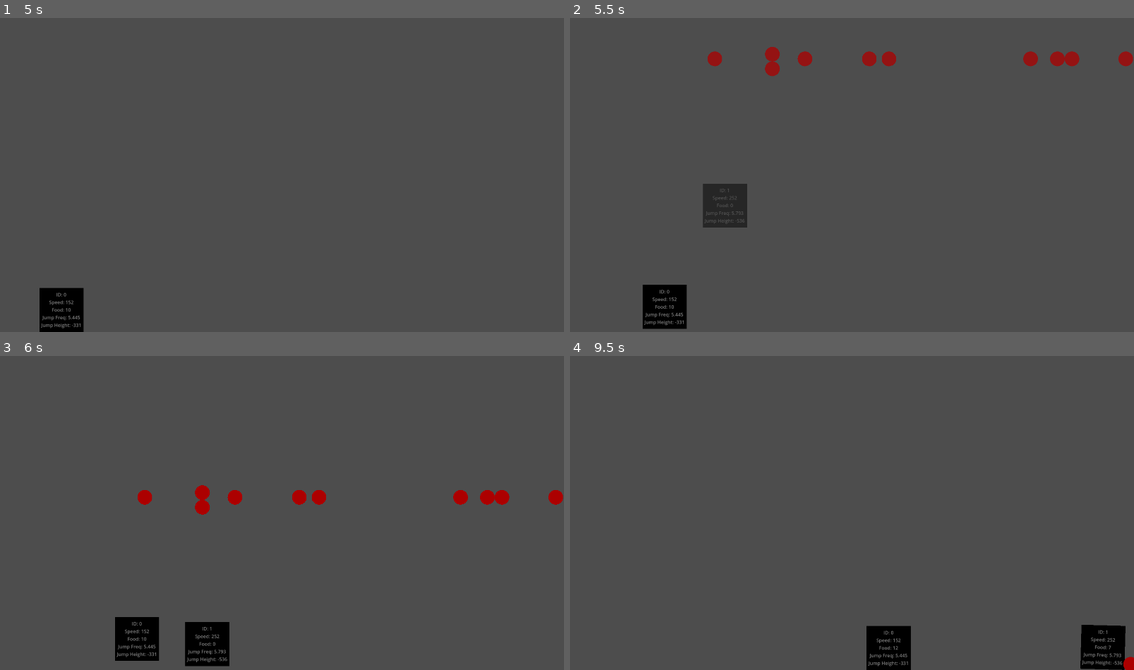
Above: before the commit, frames 1-4 (two rows, left to right).
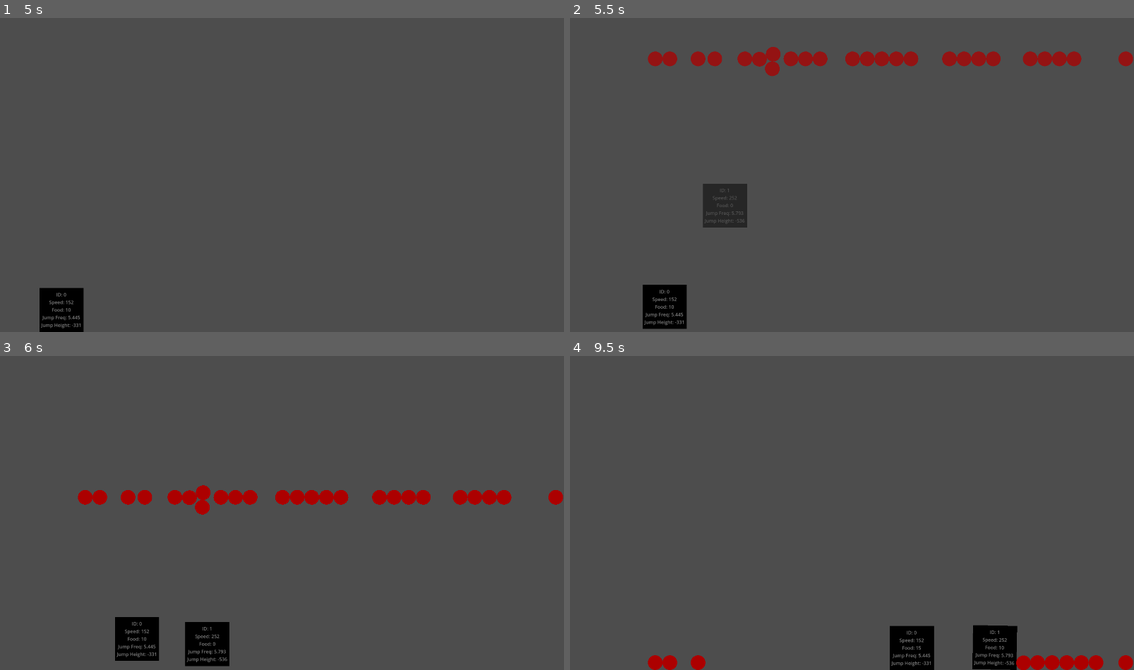
Above: after the commit, the same moments.

Repository: paulfok/es
Game: Godot game, scene res://main.tscn
Same seed, same stepped clock (60 frames per second), same inputs: the game is played once before the commit and once after it.
Inputs:
- Up to frame 1 (5 s): tap Escape (menu, bound only after the commit) at 4.15 s
- Up to frame 2 (5.5 s): no input
- Up to frame 3 (6 s): no input
- Up to frame 4 (9.5 s): no input

Frame 1 is identical in both runs. In frame 2, 1.6% of the frame differs, in the area x 13-91%, y 9-16%; in frame 3, 1.6%; in frame 4, 4.0%, in the area x 13-100%, y 85-100%.

Commit message:
Make the food go to top layer after being eaten 	modified:   main.tscn 	modified:   project.godot 	modified:   scripts/food.gd 	new file:   scripts/menu.gd 	new file:   scripts/menu.gd.uid 	modified:   scripts/world.gd 	new file:   world.tscn

Diff:
--- a/main.tscn
+++ b/main.tscn
@@ -1,108 +1,15 @@
-[gd_scene load_steps=13 format=3 uid="uid://b66482bk3dpwd"]
+[gd_scene load_steps=3 format=3 uid="uid://b66482bk3dpwd"]
 
-[ext_resource type="Script" uid="uid://bxqsbxnuo82aq" path="res://scripts/world.gd" id="1_0xm2m"]
-[ext_resource type="Script" uid="uid://uoxae35gr7ke" path="res://scripts/rigid_body_2d.gd" id="1_ig7tw"]
-[ext_resource type="Script" uid="uid://bvrwcqtpdlijn" path="res://scripts/food.gd" id="3_h2yge"]
-[ext_resource type="Script" uid="uid://6l2ailc7ltar" path="res://scripts/walls.gd" id="4_1bvp3"]
-[ext_resource type="Script" uid="uid://dqppnrtgyuvwp" path="res://scripts/static_body_2d_3.gd" id="5_lquwl"]
-
-[sub_resource type="PhysicsMaterial" id="PhysicsMaterial_0xm2m"]
-friction = 0.0
-
-[sub_resource type="RectangleShape2D" id="RectangleShape2D_h2yge"]
-size = Vector2(150, 150)
-
-[sub_resource type="QuadMesh" id="QuadMesh_0xm2m"]
-size = Vector2(150, 150)
-
-[sub_resource type="CircleShape2D" id="CircleShape2D_h2yge"]
-radius = 25.0
-
-[sub_resource type="SphereMesh" id="SphereMesh_h2yge"]
-radius = 25.0
-height = 50.0
-
-[sub_resource type="RectangleShape2D" id="RectangleShape2D_0xm2m"]
-size = Vector2(1080, 1)
-
-[sub_resource type="RectangleShape2D" id="RectangleShape2D_ig7tw"]
-size = Vector2(1920, 1)
+[ext_resource type="Script" uid="uid://cr3bvwici8gxq" path="res://scripts/menu.gd" id="1_0xm2m"]
+[ext_resource type="PackedScene" uid="uid://cmn7fn4jc7bl0" path="res://world.tscn" id="1_ig7tw"]
 
 [node name="Main" type="Node2D"]
 
-[node name="World" type="Node2D" parent="."]
+[node name="Menu" type="Control" parent="."]
+layout_mode = 3
+anchors_preset = 0
+offset_right = 40.0
+offset_bottom = 40.0
 script = ExtResource("1_0xm2m")
 
-[node name="Timer" type="Timer" parent="World"]
-wait_time = 5.0
-autostart = true
-
-[node name="RigidBody2D" type="RigidBody2D" parent="World"]
-physics_material_override = SubResource("PhysicsMaterial_0xm2m")
-script = ExtResource("1_ig7tw")
-
-[node name="CollisionShape2D" type="CollisionShape2D" parent="World/RigidBody2D"]
-shape = SubResource("RectangleShape2D_h2yge")
-
-[node name="MeshInstance2D" type="MeshInstance2D" parent="World/RigidBody2D"]
-modulate = Color(0, 0, 0, 1)
-self_modulate = Color(0, 0, 0, 1)
-mesh = SubResource("QuadMesh_0xm2m")
-
-[node name="Label" type="Label" parent="World/RigidBody2D"]
-modulate = Color(0.501407, 0.501406, 0.501406, 1)
-offset_left = -75.0
-offset_top = -75.0
-offset_right = 75.0
-offset_bottom = 75.0
-horizontal_alignment = 1
-vertical_alignment = 1
-
-[node name="Timer" type="Timer" parent="World/RigidBody2D"]
-one_shot = true
-
-[node name="JumpTimer" type="Timer" parent="World/RigidBody2D"]
-
-[node name="Food" type="RigidBody2D" parent="World"]
-process_priority = -1
-position = Vector2(0, -10000)
-physics_material_override = SubResource("PhysicsMaterial_0xm2m")
-gravity_scale = 0.0
-script = ExtResource("3_h2yge")
-
-[node name="CollisionShape2D" type="CollisionShape2D" parent="World/Food"]
-shape = SubResource("CircleShape2D_h2yge")
-disabled = true
-
-[node name="MeshInstance2D" type="MeshInstance2D" parent="World/Food"]
-modulate = Color(0.67451, 0, 0, 1)
-mesh = SubResource("SphereMesh_h2yge")
-
-[node name="Timer" type="Timer" parent="World/Food"]
-one_shot = true
-
-[node name="Walls" type="StaticBody2D" parent="World"]
-script = ExtResource("4_1bvp3")
-
-[node name="Left" type="CollisionShape2D" parent="World/Walls"]
-position = Vector2(-960, 0)
-rotation = 1.5708
-shape = SubResource("RectangleShape2D_0xm2m")
-
-[node name="Right" type="CollisionShape2D" parent="World/Walls"]
-position = Vector2(960, 0)
-rotation = 1.5708
-shape = SubResource("RectangleShape2D_0xm2m")
-
-[node name="StaticBody2D3" type="StaticBody2D" parent="World"]
-script = ExtResource("5_lquwl")
-
-[node name="Top" type="CollisionShape2D" parent="World/StaticBody2D3"]
-position = Vector2(0, -540)
-shape = SubResource("RectangleShape2D_ig7tw")
-
-[node name="Bottom" type="CollisionShape2D" parent="World/StaticBody2D3"]
-position = Vector2(0, 540)
-shape = SubResource("RectangleShape2D_ig7tw")
-
-[node name="Camera2D" type="Camera2D" parent="World"]
+[node name="World" parent="." instance=ExtResource("1_ig7tw")]
--- a/project.godot
+++ b/project.godot
@@ -23,6 +23,18 @@
 window/size/borderless=true
 window/vsync/vsync_mode=3
 
+[editor]
+
+movie_writer/movie_file="/home/deck/Videos/movie.avi"
+
+[input]
+
+menu={
+"deadzone": 0.2,
+"events": [Object(InputEventKey,"resource_local_to_scene":false,"resource_name":"","device":-1,"window_id":0,"alt_pressed":false,"shift_pressed":false,"ctrl_pressed":false,"meta_pressed":false,"pressed":false,"keycode":0,"physical_keycode":4194305,"key_label":0,"unicode":0,"location":0,"echo":false,"script":null)
+]
+}
+
 [rendering]
 
 renderer/rendering_method="gl_compatibility"
--- a/scripts/food.gd
+++ b/scripts/food.gd
@@ -22,6 +22,7 @@
 func _on_body_entered(body) -> void:
 	if body.type == "square":
 		get_tree().create_tween().set_trans(Tween.TRANS_CUBIC).tween_property(self, "modulate:a", 0, 1)
+		z_index = 1
 		$Timer.start()
 		$CollisionShape2D.queue_free()
 		type = "fading_food"
--- /dev/null
+++ b/scripts/menu.gd
@@ -0,0 +1,26 @@
+extends Control
+
+var menu_page = "open"
+
+# Called when the node enters the scene tree for the first time.
+func _ready() -> void:
+	pass # Replace with function body.
+
+
+# Called every frame. 'delta' is the elapsed time since the previous frame.
+func _process(delta: float) -> void:
+	if Input.is_action_just_released("menu"):
+		match menu_page:
+			"open":
+				hide_menu()
+			"closed":
+				show_menu()
+	pass
+
+func show_menu():
+	get_tree().create_tween().set_trans(Tween.TRANS_CUBIC).tween_property(self, "modulate:a", 1, 1)
+	var menu_page = "open"
+
+func hide_menu():
+	get_tree().create_tween().set_trans(Tween.TRANS_CUBIC).tween_property(self, "modulate:a", 0, 1)
+	var menu_page = "closed"
--- a/scripts/world.gd
+++ b/scripts/world.gd
@@ -2,7 +2,7 @@
 
 var highest_id = 0
 var highest_food_id = 0
-var food_per_round = 10
+var food_per_round = 25
 
 func _ready() -> void:
 	$Timer.connect("timeout",_on_timer_timeout)
--- /dev/null
+++ b/world.tscn
@@ -0,0 +1,106 @@
+[gd_scene load_steps=13 format=3 uid="uid://cmn7fn4jc7bl0"]
+
+[ext_resource type="Script" uid="uid://bxqsbxnuo82aq" path="res://scripts/world.gd" id="1_036b0"]
+[ext_resource type="Script" uid="uid://uoxae35gr7ke" path="res://scripts/rigid_body_2d.gd" id="2_dwbse"]
+[ext_resource type="Script" uid="uid://bvrwcqtpdlijn" path="res://scripts/food.gd" id="3_pkg7o"]
+[ext_resource type="Script" uid="uid://6l2ailc7ltar" path="res://scripts/walls.gd" id="4_gbfbk"]
+[ext_resource type="Script" uid="uid://dqppnrtgyuvwp" path="res://scripts/static_body_2d_3.gd" id="5_ioo17"]
+
+[sub_resource type="PhysicsMaterial" id="PhysicsMaterial_0xm2m"]
+friction = 0.0
+
+[sub_resource type="RectangleShape2D" id="RectangleShape2D_h2yge"]
+size = Vector2(150, 150)
+
+[sub_resource type="QuadMesh" id="QuadMesh_0xm2m"]
+size = Vector2(150, 150)
+
+[sub_resource type="CircleShape2D" id="CircleShape2D_h2yge"]
+radius = 25.0
+
+[sub_resource type="SphereMesh" id="SphereMesh_h2yge"]
+radius = 25.0
+height = 50.0
+
+[sub_resource type="RectangleShape2D" id="RectangleShape2D_0xm2m"]
+size = Vector2(1080, 1)
+
+[sub_resource type="RectangleShape2D" id="RectangleShape2D_ig7tw"]
+size = Vector2(1920, 1)
+
+[node name="World" type="Node2D"]
+script = ExtResource("1_036b0")
+
+[node name="Timer" type="Timer" parent="."]
+wait_time = 5.0
+autostart = true
+
+[node name="RigidBody2D" type="RigidBody2D" parent="."]
+physics_material_override = SubResource("PhysicsMaterial_0xm2m")
+script = ExtResource("2_dwbse")
+
+[node name="CollisionShape2D" type="CollisionShape2D" parent="RigidBody2D"]
+shape = SubResource("RectangleShape2D_h2yge")
+
+[node name="MeshInstance2D" type="MeshInstance2D" parent="RigidBody2D"]
+modulate = Color(0, 0, 0, 1)
+self_modulate = Color(0, 0, 0, 1)
+mesh = SubResource("QuadMesh_0xm2m")
+
+[node name="Label" type="Label" parent="RigidBody2D"]
+modulate = Color(0.501407, 0.501406, 0.501406, 1)
+offset_left = -75.0
+offset_top = -75.0
+offset_right = 75.0
+offset_bottom = 75.0
+horizontal_alignment = 1
+vertical_alignment = 1
+
+[node name="Timer" type="Timer" parent="RigidBody2D"]
+one_shot = true
+
+[node name="JumpTimer" type="Timer" parent="RigidBody2D"]
+
+[node name="Food" type="RigidBody2D" parent="."]
+process_priority = -1
+position = Vector2(0, -10000)
+physics_material_override = SubResource("PhysicsMaterial_0xm2m")
+gravity_scale = 0.0
+script = ExtResource("3_pkg7o")
+
+[node name="CollisionShape2D" type="CollisionShape2D" parent="Food"]
+shape = SubResource("CircleShape2D_h2yge")
+disabled = true
+
+[node name="MeshInstance2D" type="MeshInstance2D" parent="Food"]
+modulate = Color(0.67451, 0, 0, 1)
+mesh = SubResource("SphereMesh_h2yge")
+
+[node name="Timer" type="Timer" parent="Food"]
+one_shot = true
+
+[node name="Walls" type="StaticBody2D" parent="."]
+script = ExtResource("4_gbfbk")
+
+[node name="Left" type="CollisionShape2D" parent="Walls"]
+position = Vector2(-960, 0)
+rotation = 1.5708
+shape = SubResource("RectangleShape2D_0xm2m")
+
+[node name="Right" type="CollisionShape2D" parent="Walls"]
+position = Vector2(960, 0)
+rotation = 1.5708
+shape = SubResource("RectangleShape2D_0xm2m")
+
+[node name="StaticBody2D3" type="StaticBody2D" parent="."]
+script = ExtResource("5_ioo17")
+
+[node name="Top" type="CollisionShape2D" parent="StaticBody2D3"]
+position = Vector2(0, -540)
+shape = SubResource("RectangleShape2D_ig7tw")
+
+[node name="Bottom" type="CollisionShape2D" parent="StaticBody2D3"]
+position = Vector2(0, 540)
+shape = SubResource("RectangleShape2D_ig7tw")
+
+[node name="Camera2D" type="Camera2D" parent="."]
Not shown, added: scripts/menu.gd.uid
